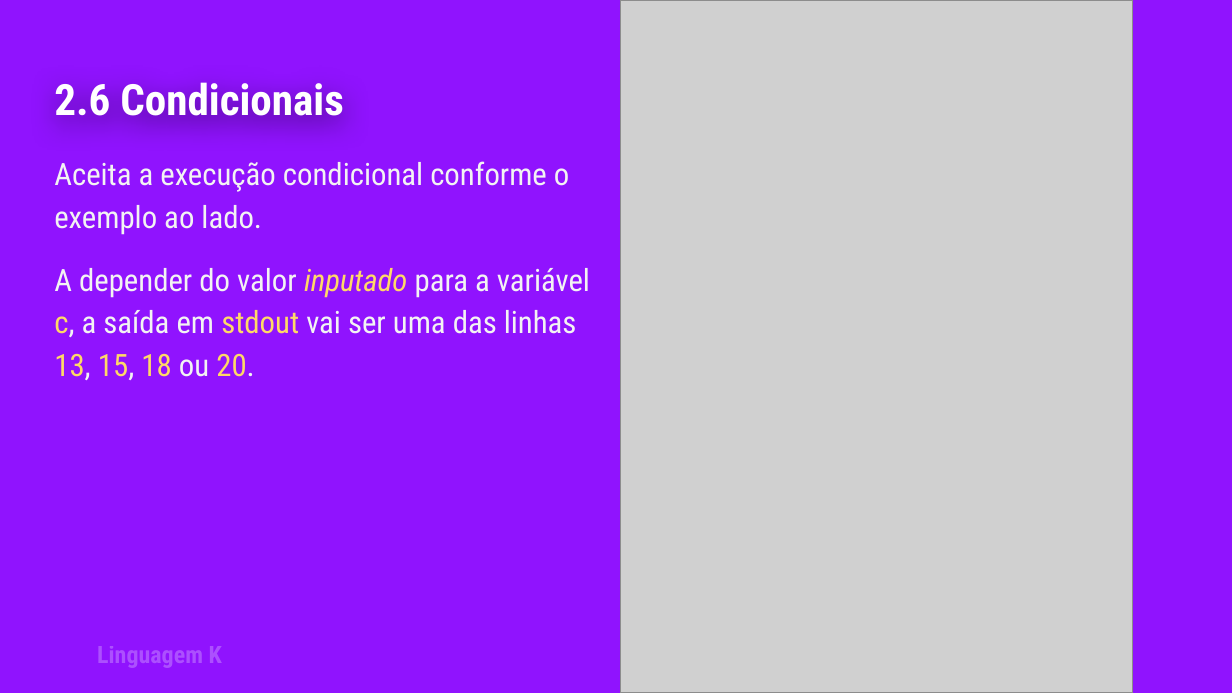
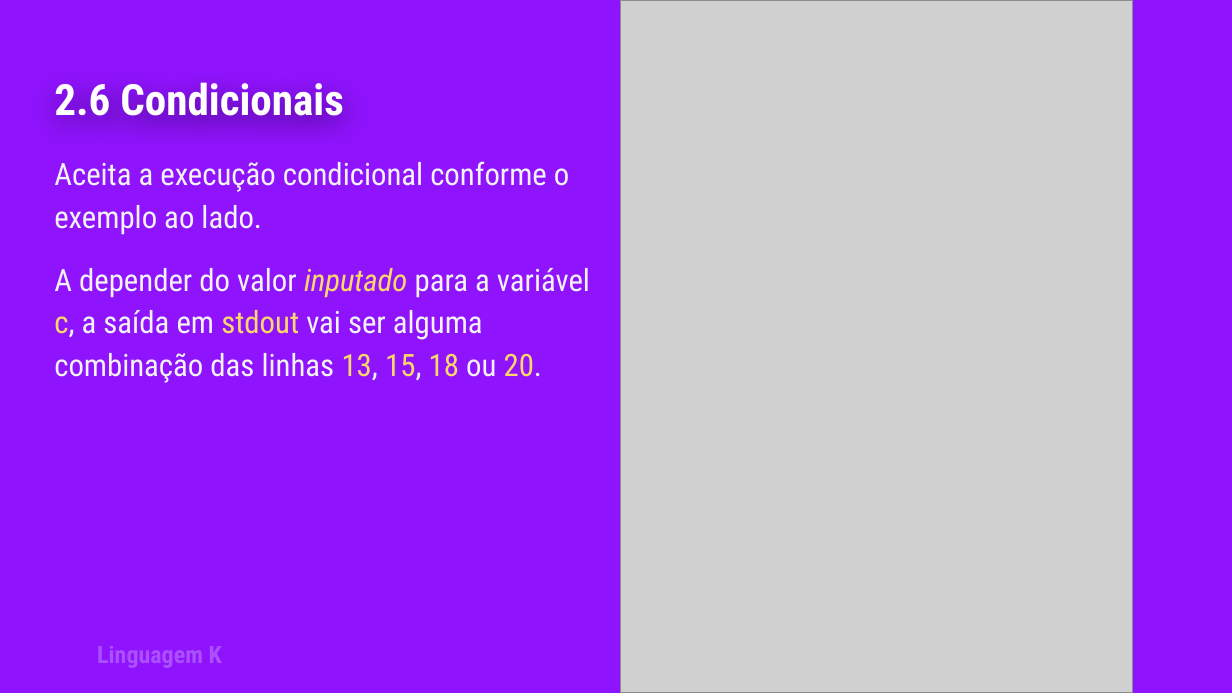
Before and after one commit to cicerotcv/aps-logcomp, a slide deck: slide 9 of Linguagem K.pptx. Drawn at 1232x693 pixels with LibreOffice and Linux fonts; fonts in the diff are those of the drawing; grey boxes stand for pictures. Boxes give left, top, right and bottom in pixels: in the first picture for what was removed or moved away, otherwise in the second. Text is boxed around its words. In the diff, an @@ line names an element or a change of style, - is before the commit and + after.

```diff
--- a/Linguagem K.pptx
+++ b/Linguagem K.pptx
@@ text at box(54, 268, 590, 383): text changed @@
-A depender do valor inputado para a variável c, a saída em stdout vai ser uma das linhas 13, 15, 18 ou 20.
+A depender do valor inputado para a variável c, a saída em stdout vai ser alguma combinação das linhas 13, 15, 18 ou 20.
```
Also in this commit, not shown: 1 other file.
